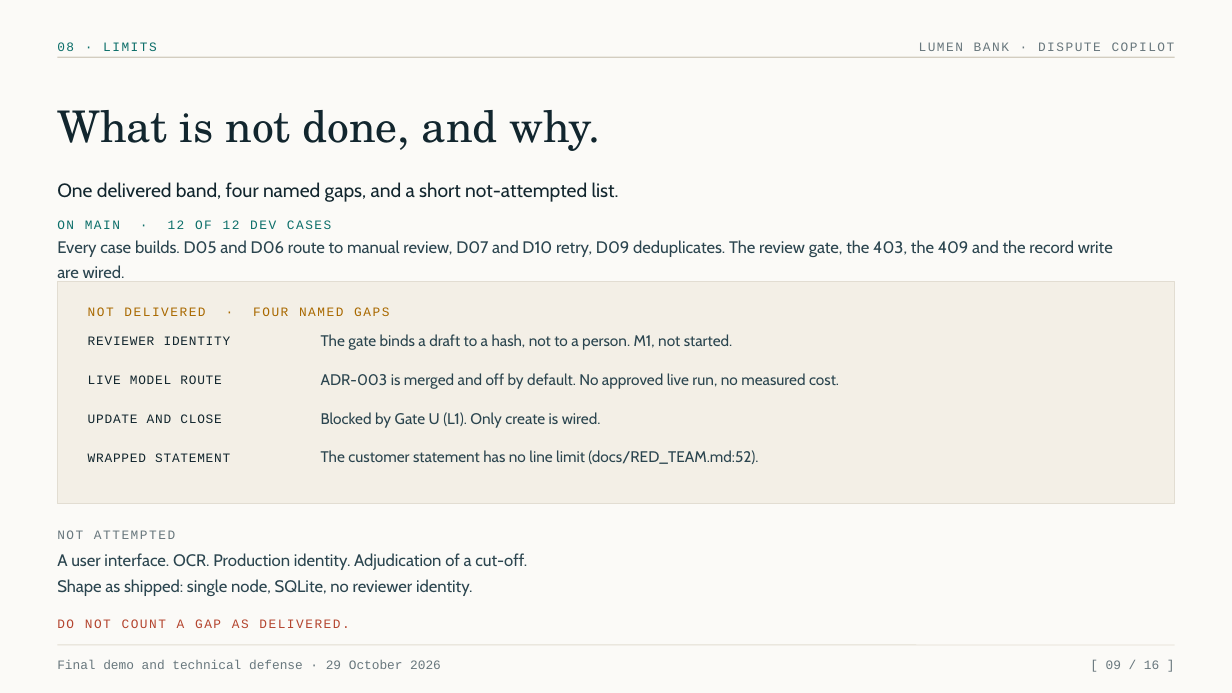
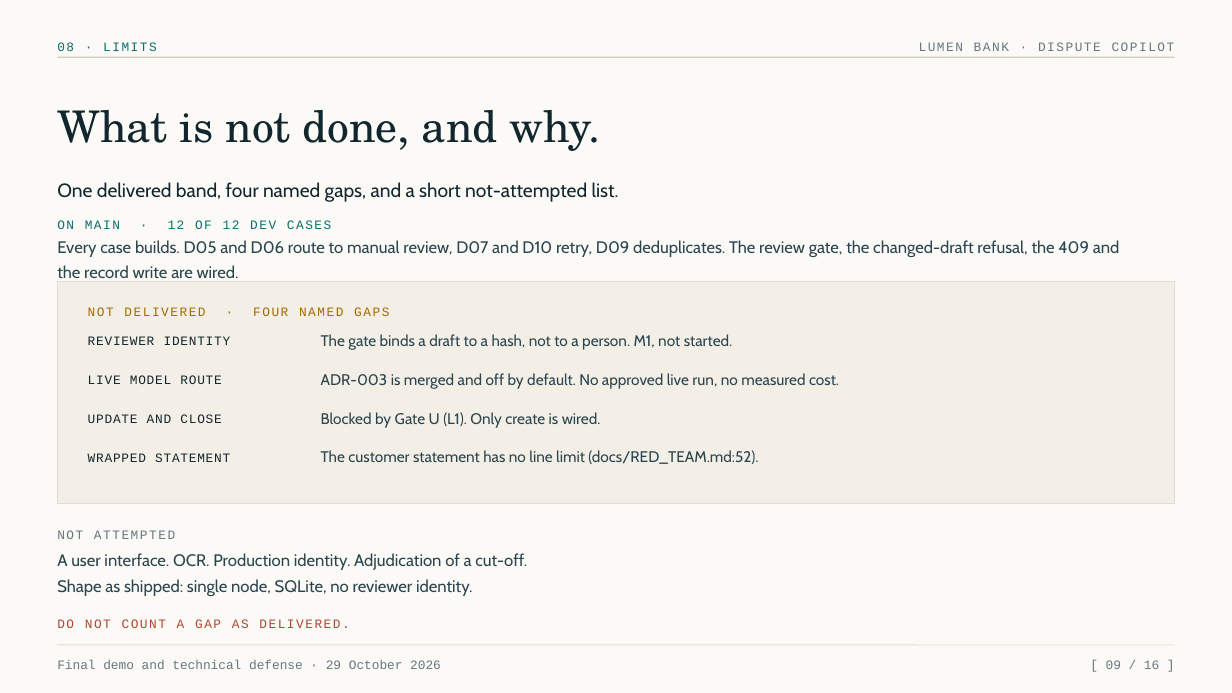
Before and after one commit to ManikandanCoforge/Credit_Card_Dispute, a slide deck: slide 9 of docs/deck/out/lumen-dispute-copilot-2026-10-29.pptx. Drawn at 1232x693 pixels with LibreOffice and Linux fonts; fonts in the diff are those of the drawing. Boxes give left, top, right and bottom in pixels: in the first picture for what was removed or moved away, otherwise in the second. Text is boxed around its words. In the diff, an @@ line names an element or a change of style, - is before the commit and + after.

Commit message:
[COF-48] Rebuild the deck from the refused-write source

```diff
--- a/docs/deck/out/lumen-dispute-copilot-2026-10-29.pptx
+++ b/docs/deck/out/lumen-dispute-copilot-2026-10-29.pptx
@@ text at (x1=57, y1=240, x2=1120, y2=278): text changed @@
-Every case builds. D05 and D06 route to manual review, D07 and D10 retry, D09 deduplicates. The review gate, the 403, the 409 and the record write are wired.
+Every case builds. D05 and D06 route to manual review, D07 and D10 retry, D09 deduplicates. The review gate, the changed-draft refusal, the 409 and the record write are wired.
```
Also in this commit, not shown: 4 other slides changed, 2 other files.
